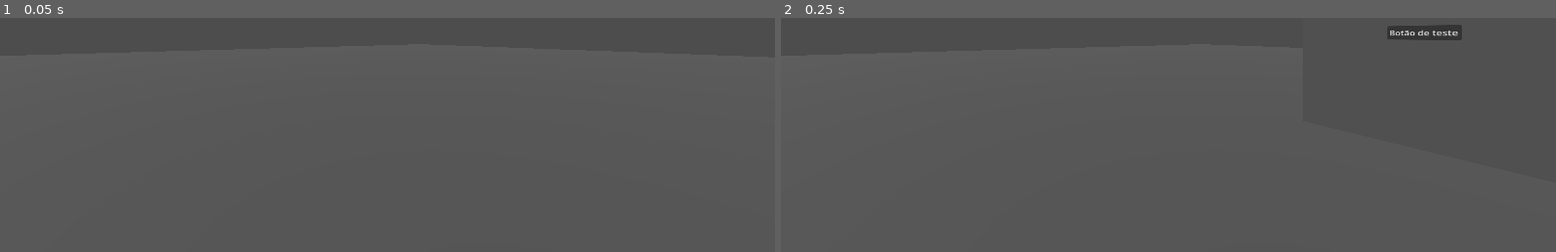
Above: before the commit, frames 1-2 (left to right).
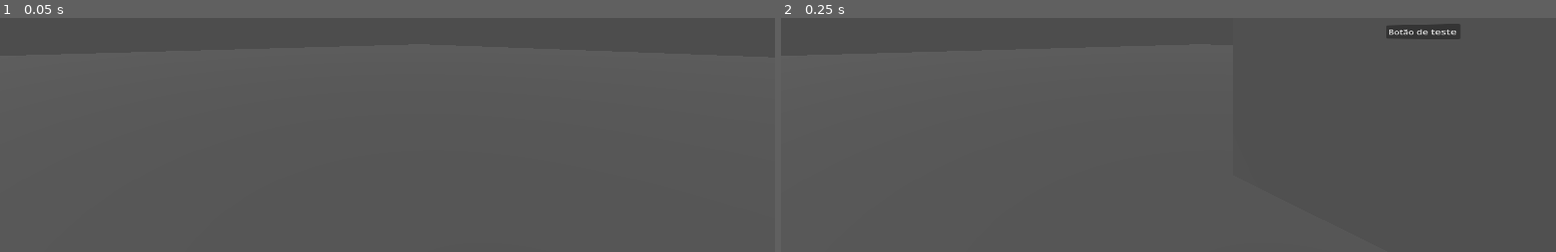
Above: after the commit, the same moments.

Repository: luankaike-code/jh_conclusao_dev
Game: Godot game, scene res://scenes/worlds/menu/menu.tscn
The game is run twice, just before and just after one commit, with the same random seed, the same clock (stepped at 60 frames per second) and the same inputs.
Inputs:
- Up to frame 1 (0.05 s): no input
- Up to frame 2 (0.25 s): no input

Frame 1 is identical in both runs. In frame 2, 0.2% of the frame differs, in the area x 78-88%, y 2-10%.

Commit message:
Add size option in Panel 3D

Diff:
--- a/code-tcc-jh/scenes/panel/panel_3D.gd
+++ b/code-tcc-jh/scenes/panel/panel_3D.gd
@@ -1,5 +1,16 @@
+@tool
 extends Node3D
 class_name Panel3D
+
+@export var viewport_size: Vector2 = Vector2(512, 512) :
+	set(new):
+		viewport_size = new
+		_update_viewport_size()
+
+@export var mesh_size: Vector2 = Vector2(1, 1) :
+	set(new):
+		mesh_size = new
+		_update_mesh_size()
 
 var is_mouse_inside: bool
 var last_event_pos_2d: Vector2
@@ -7,12 +18,26 @@
 
 @onready var sub_viewport: SubViewport = $SubViewport
 @onready var area_3d: Area3D = $MeshInstance3D/Area3D
+@onready var area_3d_collision: CollisionShape3D = $MeshInstance3D/Area3D/CollisionShape3D
 @onready var mesh_3d: MeshInstance3D = $MeshInstance3D
 
 func _ready() -> void:
 	area_3d.mouse_entered.connect(_on_mouse_entered_area)
 	area_3d.mouse_exited.connect(_on_mouse_exited_area)
 	area_3d.input_event.connect(_on_event_input_area)
+
+
+	_update_viewport_size()
+	_update_mesh_size()
+
+func _update_viewport_size():
+	if sub_viewport:
+		sub_viewport.size = viewport_size
+
+func _update_mesh_size():
+	if area_3d_collision && mesh_3d:
+		area_3d_collision.shape.size = Vector3(mesh_size.x, mesh_size.y, 0.01)
+		mesh_3d.mesh.size = mesh_size
 
 func _on_mouse_entered_area() -> void:
 	is_mouse_inside = true
@@ -27,15 +52,14 @@
 	sub_viewport.push_input(event)
 
 func _on_event_input_area(_camera: Camera3D, event: InputEvent, event_position: Vector3, _normal: Vector3, _shape_idx: int):
-	var quad_mesh_size: Vector2 = mesh_3d.mesh.size
 	var now_event_time: float = Time.get_ticks_msec() / 1000.0
 	var event_pos_3d := mesh_3d.global_transform.affine_inverse()  * event_position
 
 	var event_pos_2d := Vector2.ZERO
 
 	if  is_mouse_inside:
-		event_pos_2d.x = event_pos_3d.x / quad_mesh_size.x
-		event_pos_2d.y = event_pos_3d.y / quad_mesh_size.y
+		event_pos_2d.x = event_pos_3d.x / mesh_size.x
+		event_pos_2d.y = event_pos_3d.y / mesh_size.y
 
 		# event_pos_2d.d = Range(-0.5, 0.5)
 		event_pos_2d += Vector2.ONE / 2
--- a/code-tcc-jh/scenes/panel/panel_3D.tscn
+++ b/code-tcc-jh/scenes/panel/panel_3D.tscn
@@ -3,6 +3,7 @@
 [ext_resource type="Script" uid="uid://blt7peolrj03a" path="res://scenes/panel/panel_3D.gd" id="1_4mtw1"]
 
 [sub_resource type="QuadMesh" id="QuadMesh_0bfxb"]
+size = Vector2(2, 1)
 
 [sub_resource type="ViewportTexture" id="ViewportTexture_4mtw1"]
 viewport_path = NodePath("SubViewport")
@@ -13,7 +14,7 @@
 albedo_texture = SubResource("ViewportTexture_4mtw1")
 
 [sub_resource type="BoxShape3D" id="BoxShape3D_8xnly"]
-size = Vector3(1, 1, 0.01)
+size = Vector3(2, 1, 0.01)
 
 [node name="Panel3D" type="Node3D" unique_id=1740493187]
 script = ExtResource("1_4mtw1")
@@ -22,9 +23,11 @@
 
 [node name="Control" type="Control" parent="SubViewport" unique_id=412809208]
 layout_mode = 3
-anchors_preset = 0
-offset_right = 516.0
-offset_bottom = 516.0
+anchors_preset = 15
+anchor_right = 1.0
+anchor_bottom = 1.0
+grow_horizontal = 2
+grow_vertical = 2
 
 [node name="Button" type="Button" parent="SubViewport/Control" unique_id=767231159]
 layout_mode = 1
--- a/code-tcc-jh/scenes/worlds/menu/menu.tscn
+++ b/code-tcc-jh/scenes/worlds/menu/menu.tscn
@@ -13,6 +13,9 @@
 
 [node name="Panel3D" parent="." unique_id=1740493187 instance=ExtResource("1_uf6hp")]
 transform = Transform3D(1, 0, 0, 0, 1, 0, 0, 0, 1, 0, 1.9010274, -2.038383)
+gui = null
+viewport_size = Vector2(1024, 1024)
+mesh_size = Vector2(2, 2)
 
 [node name="DirectionalLight3D" type="DirectionalLight3D" parent="." unique_id=581082533]
 transform = Transform3D(1, 0, 0, 0, 0.9487603, 0.3159968, 0, -0.3159968, 0.9487603, 0, 1.9093556, 0)
